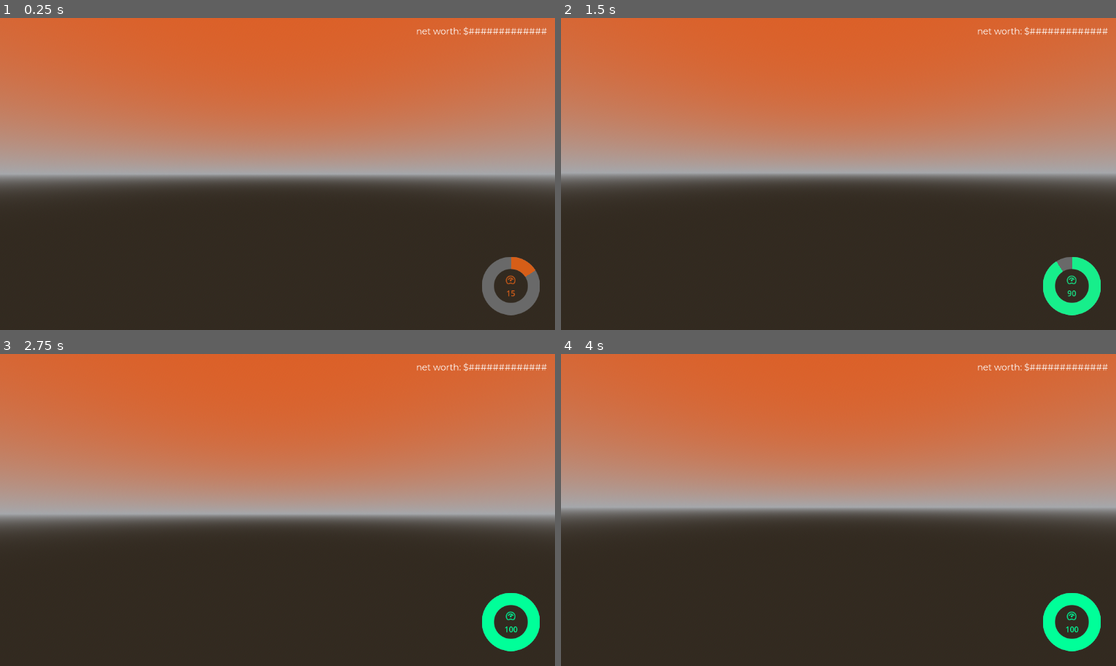
Above: before the commit, frames 1-4 (two rows, left to right).
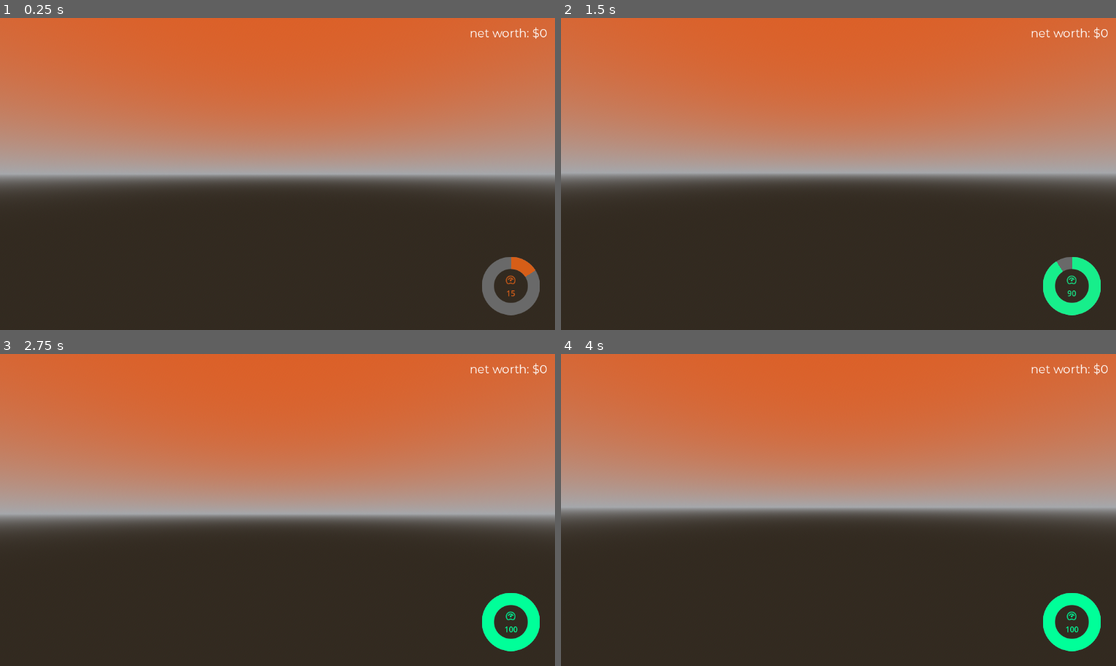
Above: after the commit, the same moments.

Repository: william-v4/silirpg
Game: Godot game, scene res://map.tscn
Two runs of this game, one before a commit and one after it. Both use one fixed random seed, a clock stepped at 60 frames per second and the inputs below.
Inputs (mouse positions are in pixels of both pictures, inside the frame that each line leads up to):
- Up to frame 1 (0.25 s): no input
- Up to frame 2 (1.5 s): move the mouse to (866, 174) at 0.52 s; hold W (forward) from 0.53 s (still down); click (866, 174) at 0.67 s; tap Space (jump) at 0.77 s; move the mouse to (810, 174) at 1.27 s
- Up to frame 3 (2.75 s): keep holding W (forward); tap Space (jump) at 1.52 s; tap Enter at 2 s; move the mouse to (288, 503) at 2.02 s
- Up to frame 4 (4 s): keep holding W (forward); tap Space (jump) at 2.75, 3.02, 3.77 s; move the mouse to (832, 516) at 2.77 s; click (832, 516) at 2.92 s; tap Enter at 3.5 s; move the mouse to (877, 513) at 3.52 s

The runs differ from the first frame. In frame 1, 0.3% of the frame differs, in the area x 75-99%, y 2-7%; in frame 2, 0.3%; in frame 3, 0.3%; in frame 4, 0.3%.
Error after the commit: Invalid operands 'Nil' and 'int' in operator '>'. (res://scripts/networthcounter.gd:19)

Commit message:
net worth counter

Diff:
--- a/player.tscn
+++ b/player.tscn
@@ -1,7 +1,8 @@
-[gd_scene load_steps=9 format=3 uid="uid://dduvx6o0kigcy"]
+[gd_scene load_steps=10 format=3 uid="uid://dduvx6o0kigcy"]
 
 [ext_resource type="Script" path="res://scripts/player.gd" id="1_3pt3x"]
 [ext_resource type="FontFile" uid="uid://cvpjc3n6e14oa" path="res://assets/fonts/Montserrat-Regular.ttf" id="2_fdk8d"]
+[ext_resource type="Script" path="res://scripts/networthcounter.gd" id="3_26lne"]
 [ext_resource type="Texture2D" uid="uid://bl4vd0b1dins2" path="res://assets/icons/circularbar.svg" id="3_c7wn4"]
 [ext_resource type="Script" path="res://scripts/energylevelbar.gd" id="4_4yp1e"]
 [ext_resource type="Texture2D" uid="uid://cvepg486rv5ur" path="res://assets/icons/energy.svg" id="5_6dtwm"]
@@ -12,7 +13,7 @@
 
 [sub_resource type="LabelSettings" id="LabelSettings_jnwcv"]
 font = ExtResource("2_fdk8d")
-font_size = 18
+font_size = 24
 
 [node name="player" type="CharacterBody3D"]
 script = ExtResource("1_3pt3x")
@@ -47,6 +48,7 @@
 text = "net worth: $#############"
 label_settings = SubResource("LabelSettings_jnwcv")
 horizontal_alignment = 2
+script = ExtResource("3_26lne")
 
 [node name="energy" type="TextureProgressBar" parent="HUD"]
 layout_mode = 1
--- /dev/null
+++ b/scripts/networthcounter.gd
@@ -0,0 +1,39 @@
+extends Label
+const GAIN_COLOUR = Color(.5, 1, .5) # pastel green
+const LOSS_COLOUR = Color(1, .75, .25) # pastel orange
+const OVERDRAFT_COLOUR = Color(1, 0, 0) # red
+var targetnetworth # to store new networth to increment to
+var value = 0 # current value shown by counter
+
+# Called when the node enters the scene tree for the first time.
+func _ready():
+	pass # Replace with function body.
+
+# Called every frame. 'delta' is the elapsed time since the previous frame.
+func _process(delta):
+	# always make sure label text matches value
+	text = "net worth: $" + str(value)
+	# watch if there is a new value. if there is, slowly increment counter to new value (for visual effect)
+	if targetnetworth != value:
+		# if new value is increase
+		if targetnetworth > value:
+			# increment value
+			value += 1
+			# turn colour to GAIN_COLOUR
+			modulate = GAIN_COLOUR
+		# if new value is decrease
+		if targetnetworth < value:
+			# decrement value
+			value -= 1
+			# turn colour to LOSS_COLOUR
+			modulate = LOSS_COLOUR
+	# if player networth is negative,
+	if value < 0:
+		# turn the counter red
+		modulate = Color(1, 0, 0)
+	# otherwise, leave it white when the value is not changing
+	elif value == targetnetworth:
+		modulate = Color(1, 1, 1)
+
+func update(newvalue):
+	targetnetworth = newvalue
--- a/scripts/player.gd
+++ b/scripts/player.gd
@@ -1,6 +1,6 @@
 extends CharacterBody3D
 # main stats
-var networth : int = 0 # amount of money player has
+var networth = 0 # amount of money player has
 var energy : int = 100 # energy (aka stamina). Consumed by moving and doing tasks. Regained by rest and food. If player runs out, they burn out and game over.
 
 # physics weights
@@ -40,10 +40,27 @@
 	if moving:
 		keymovement(delta)
 
-# updates energy
+# setters
+# updates energy (set to new value)
 func updateenergy(value : int):
 	energy = value
+	# update UI to match
 	$HUD/energy.update(value)
+# changes energy (change by amount)
+func changenergy(amount : int):
+	energy += amount
+	# update UI to match
+	$HUD/energy.update(energy)
+# updates networth (sets to new value)
+func updatenetworth(value):
+	networth = value
+	# update UI to match
+	$HUD/networth.update(value)
+# changes networth (change by amount)
+func transaction(amount):
+	networth += amount
+	# update UI to match
+	$HUD/networth.update(networth)
 
 # runs whenever input is received (mouse, keyboard, controller)
 func _input(event: InputEvent) -> void:
